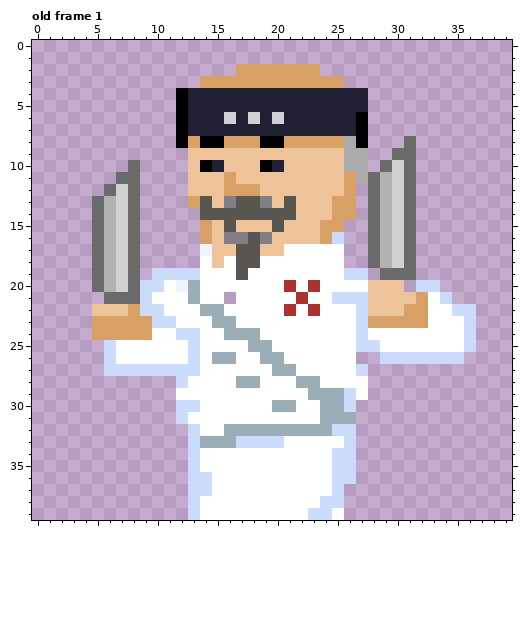
File history of a pixel-art file, assets/images/chef2.ase. Above: the version before the commit.
40x40 pixels, 9 frames. Shown: old frame 1. The commit also changed other frames, which this record leaves out.
The same view after the edit:
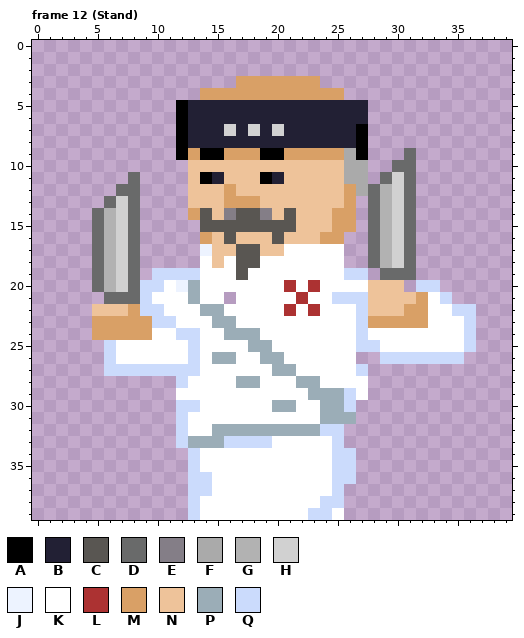
Palette (. is transparent): A #000000  B #222034  C #595652  D #696a6a  E #847e87  F #aaaaaa  G #b2b2b2  H #d1d1d1  J #edf3ff  K #ffffff  L #ac3232  M #d9a066  N #eec39a  P #9badb7  Q #cbdbfc
A new or re-ordered frame is compared with the old frame closest to it.
Difference:
{"change": "frames 9 -> 17"}
{"where": "frame 12 (Stand) is new; against old frame 1"}
{"frame":12,"y":2,"x":17,"old":"MMMMMMM","new":"......."}
{"frame":12,"y":3,"x":14,"old":"MMM","new":"..."}
{"frame":12,"y":3,"x":24,"old":"MM","new":".."}
{"frame":12,"y":4,"x":12,"old":"ABBBBBBBBBBBBBBB","new":"..MMMMMMMMMMMM.."}
{"frame":12,"y":6,"x":16,"old":"H","new":"B"}
{"frame":12,"y":6,"x":18,"old":"H","new":"B"}
{"frame":12,"y":6,"x":20,"old":"H","new":"B"}
{"frame":12,"y":6,"x":27,"old":"A","new":"B"}
{"frame":12,"y":7,"x":16,"old":"B","new":"H"}
{"frame":12,"y":7,"x":18,"old":"B","new":"H"}
{"frame":12,"y":7,"x":20,"old":"B","new":"H"}
{"frame":12,"y":8,"x":13,"old":"MAAMMMAAMMMMMF","new":"BBBBBBBBBBBBBB"}
{"frame":12,"y":8,"x":31,"old":"D","new":"."}
{"frame":12,"y":9,"x":12,"old":".NNNNNNNNNNNNN","new":"AMAAMMMAAMMMMM"}
{"frame":12,"y":9,"x":27,"old":"F","new":"A"}
{"frame":12,"y":9,"x":30,"old":"D","new":"."}
{"frame":12,"y":10,"x":8,"old":"D","new":"."}
{"frame":12,"y":10,"x":14,"old":"AB","new":"NN"}
{"frame":12,"y":10,"x":19,"old":"AB","new":"NN"}
{"frame":12,"y":10,"x":29,"old":"DH","new":".D"}
{"frame":12,"y":11,"x":7,"old":"D","new":"."}
{"frame":12,"y":11,"x":14,"old":"NNM","new":"ABN"}
{"frame":12,"y":11,"x":19,"old":"NN","new":"AB"}
{"frame":12,"y":11,"x":26,"old":"M","new":"F"}
{"frame":12,"y":11,"x":28,"old":"DG","new":".D"}
{"frame":12,"y":12,"x":6,"old":"DH","new":".D"}
{"frame":12,"y":12,"x":17,"old":"MM","new":"NN"}
{"frame":12,"y":12,"x":27,"old":".","new":"F"}
{"frame":12,"y":13,"x":5,"old":"DG","new":".D"}
{"frame":12,"y":13,"x":13,"old":"MC","new":"NN"}
{"frame":12,"y":13,"x":16,"old":"ECCE","new":"MMMN"}
{"frame":12,"y":13,"x":21,"old":"C","new":"N"}
{"frame":12,"y":13,"x":25,"old":"M","new":"N"}
{"frame":12,"y":14,"x":13,"old":".","new":"M"}
{"frame":12,"y":14,"x":15,"old":"CC","new":"NE"}
{"frame":12,"y":14,"x":19,"old":"CC","new":"EN"}
{"frame":12,"y":15,"x":14,"old":"MN","new":"CC"}
{"frame":12,"y":15,"x":17,"old":"NNN","new":"CCC"}
{"frame":12,"y":15,"x":21,"old":"N","new":"C"}
{"frame":12,"y":15,"x":24,"old":"M","new":"N"}
{"frame":12,"y":15,"x":26,"old":".","new":"M"}
{"frame":12,"y":16,"x":16,"old":"EECEN","new":"CNNNC"}
{"frame":12,"y":16,"x":25,"old":"Q","new":"M"}
{"frame":12,"y":32,"x":12,"old":".Q","new":"QK"}
{"frame":12,"y":32,"x":15,"old":"K","new":"P"}
{"frame":12,"y":32,"x":24,"old":"P","new":"Q"}
{"frame":12,"y":32,"x":26,"old":"Q","new":"."}
{"frame":12,"y":33,"x":12,"old":".Q","new":"QP"}
{"frame":12,"y":33,"x":16,"old":"P","new":"Q"}
{"frame":12,"y":33,"x":20,"old":"Q","new":"K"}
{"frame":12,"y":33,"x":25,"old":"KQ","new":"Q."}
{"label":"changed","picture_box":[176,64,416,244]}
{"label":"changed","picture_box":[92,160,140,208]}
{"label":"changed","picture_box":[176,424,284,448]}
{"label":"changed","picture_box":[320,424,356,448]}
